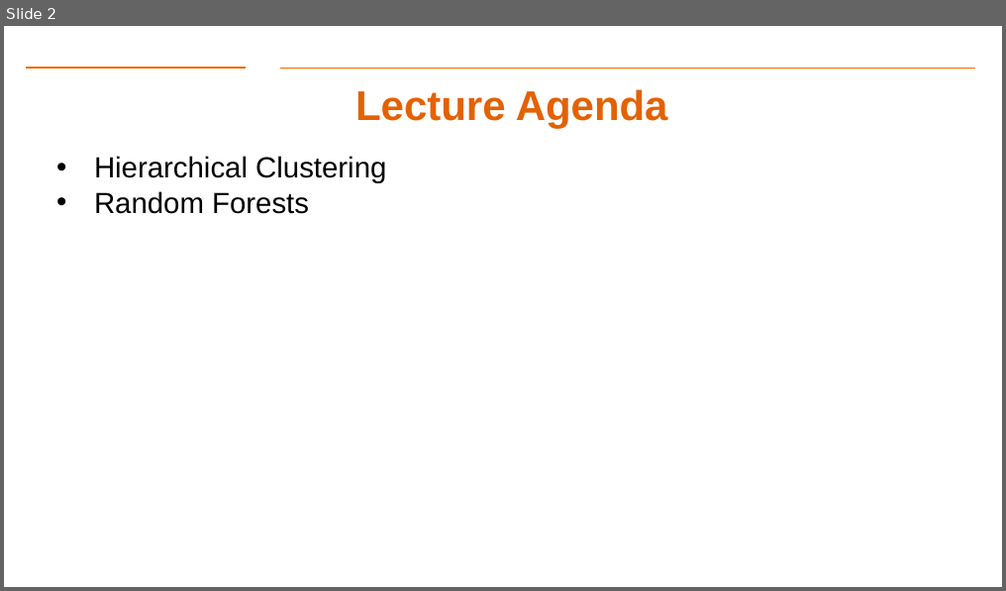
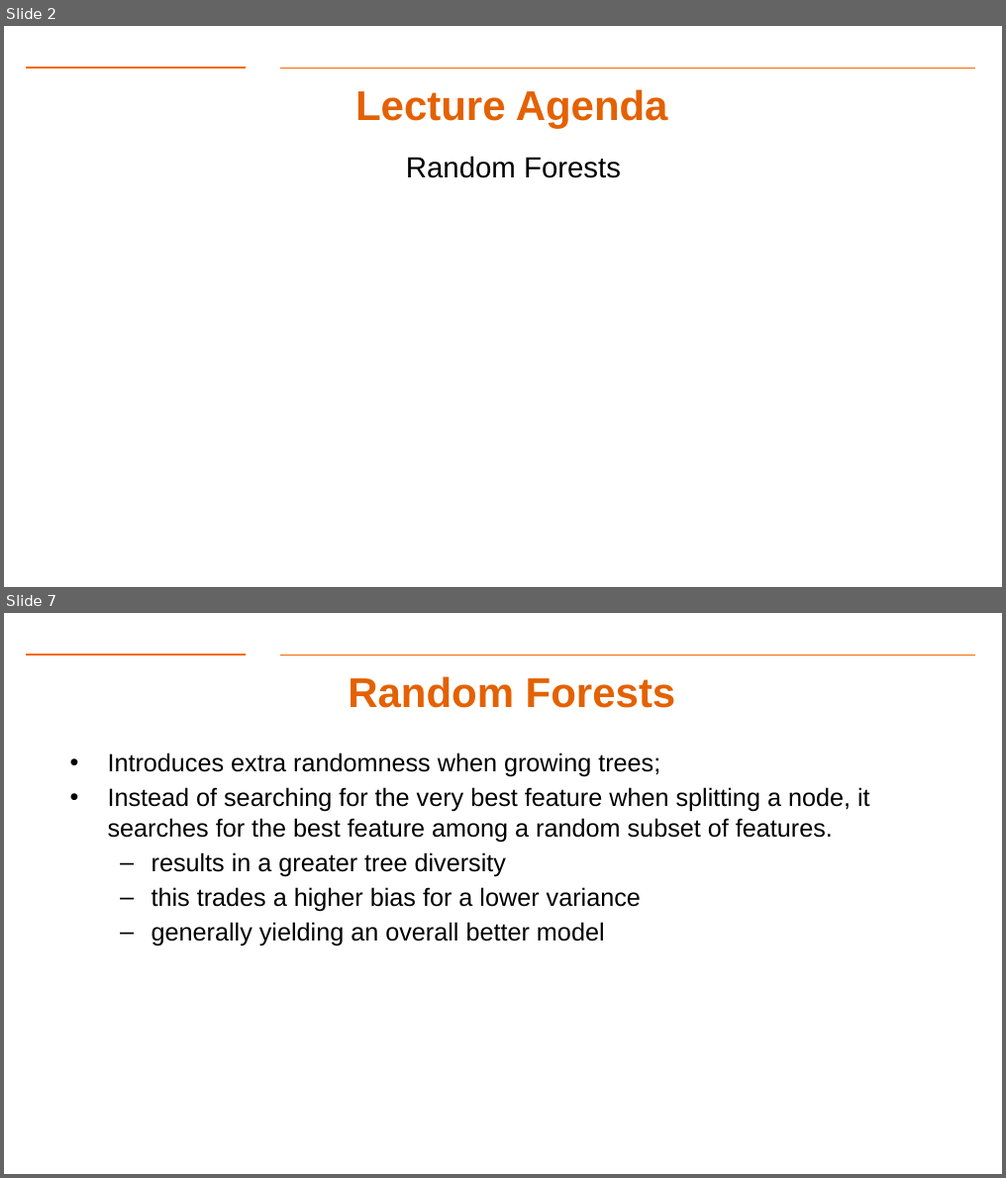
Before and after one commit to gk5951/RIT-DSCI-633-FDS, a slide deck: Syllabus/Lecture11/Lec11.pptx. Shown one above the other, each under a label of ours: slide 2 before the commit, slides 2 and 7 after it; the slides between them are not shown. The pictures are 1006x591 and 1006x1178 pixels, drawn with LibreOffice and Linux fonts; fonts in the diff are those of the drawing; background and template pictures are left out. Boxes give left, top, right and bottom in pixels: in the first picture for what was removed or moved away, otherwise in the second. Text is boxed around its words. In the diff, an @@ line names an element or a change of style, - is before the commit and + after.

```diff
--- a/Syllabus/Lecture11/Lec11.pptx
+++ b/Syllabus/Lecture11/Lec11.pptx
@@ slide 7 added at (x1=4, y1=613, x2=1002, y2=1174), background #FFFFFF; not listed: 2 template elements that a slide beside it also shows @@
@@ text added at (x1=348, y1=676, x2=676, y2=708), 40 pt, text #E46102, bold @@
+Random Forests
@@ text added at (x1=108, y1=753, x2=870, y2=947), 24 pt, text #000000 @@
+• Introduces extra randomness when growing trees;
+• Instead of searching for the very best feature when splitting a node, it searches for the best feature among a random subset of features.
+  – results in a greater tree diversity
+  – this trades a higher bias for a lower variance
+  – generally yielding an overall better model
@@ slide 2 changed as well @@
@@ text "Random Forests" at (x1=406, y1=156, x2=621, y2=178): bullet • to none @@
@@ text at (x1=94, y1=156, x2=386, y2=183): paragraph removed @@
-• Hierarchical Clustering
```
Also in this commit, not shown: 2 other slides changed, 6 other slides added, 15 slides removed, 7 other files.
